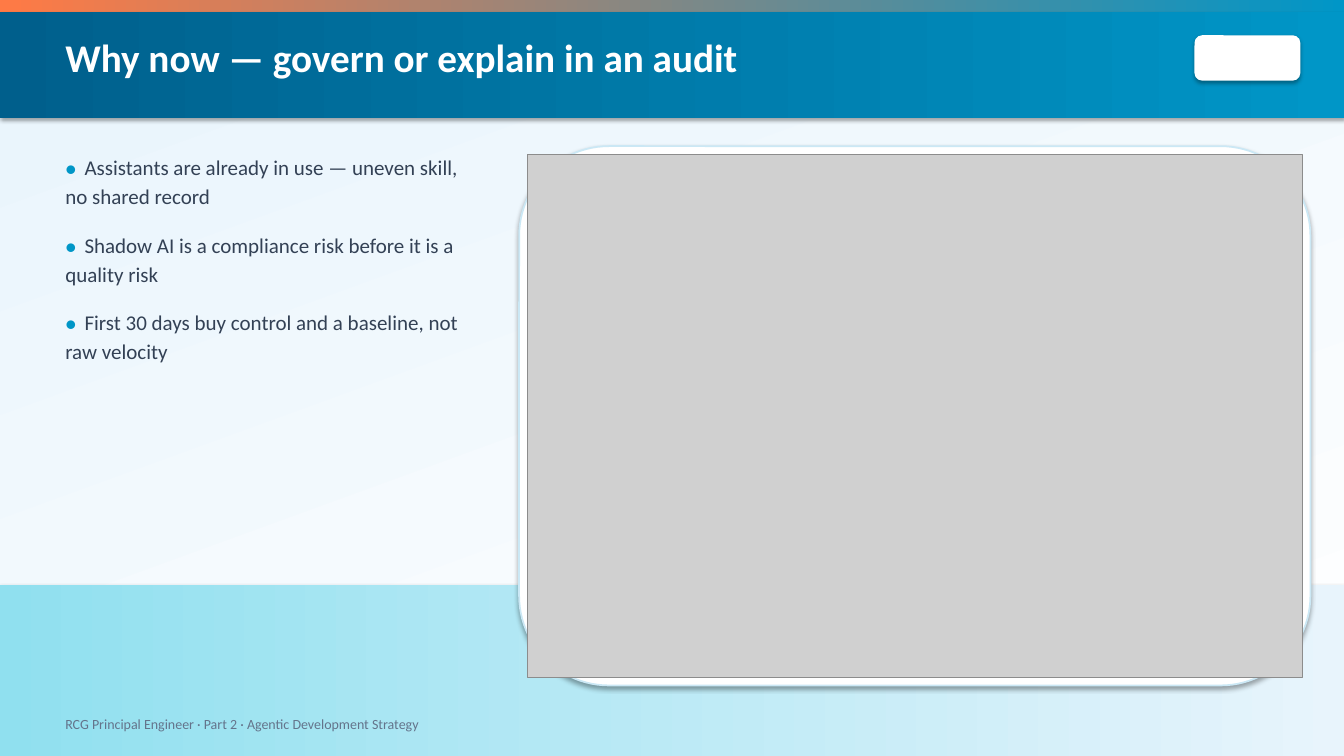
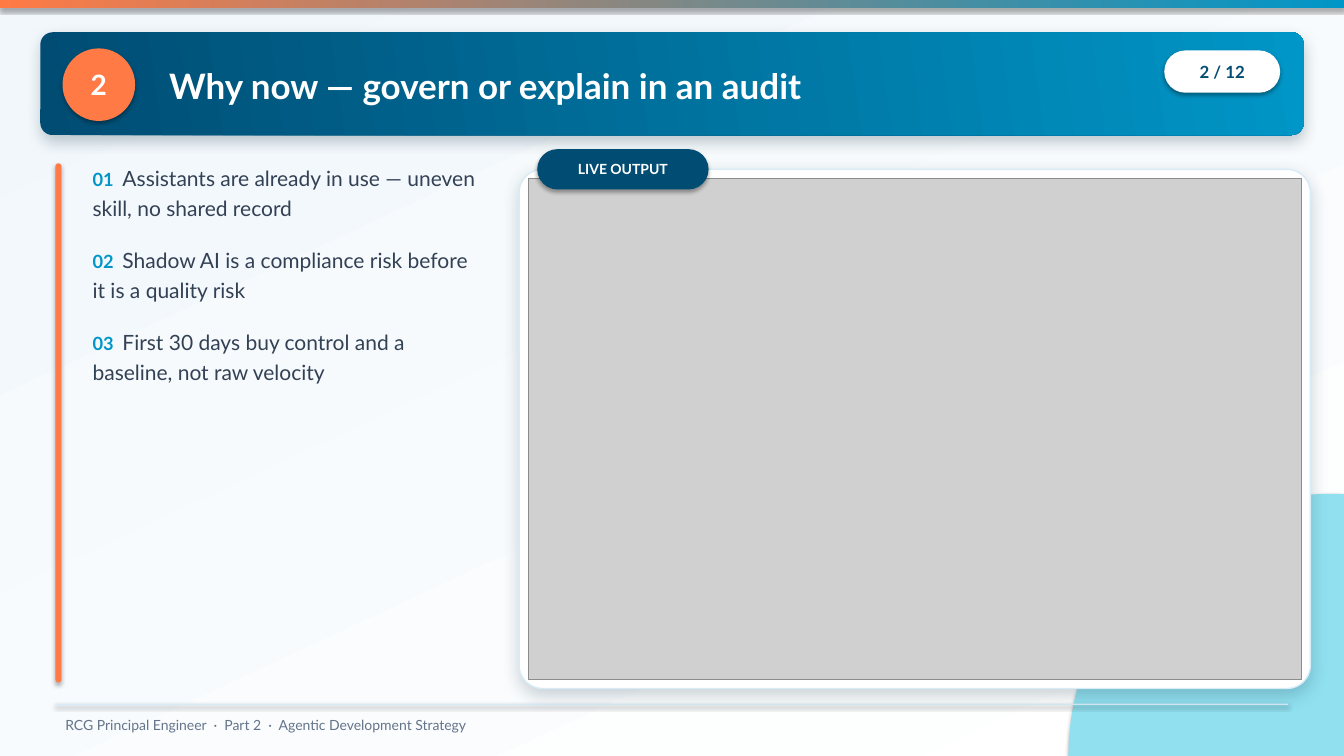
Before and after one commit to manojpammina1/titan, a slide deck: slide 3 of docs/part2-deck/Part2-Agentic-Development.pptx. Drawn at 1344x756 pixels with LibreOffice and Linux fonts; fonts in the diff are those of the drawing; grey boxes stand for pictures. Boxes give left, top, right and bottom in pixels: in the first picture for what was removed or moved away, otherwise in the second. Text is boxed around its words. In the diff, an @@ line names an element or a change of style, - is before the commit and + after.

```diff
--- a/docs/part2-deck/Part2-Agentic-Development.pptx
+++ b/docs/part2-deck/Part2-Agentic-Development.pptx
@@ rectangle: place and size @@
-rectangle at box(0, 0, 1344, 12)
+rectangle at box(0, 0, 1344, 8)
@@ rectangle at box(0, 0, 1344, 756): fill gradient #FFFFFF to #E8F4FC to gradient #FFFFFF to #F1F7FB @@
@@ rounded rectangle: place and size @@
-rounded rectangle at box(0, 12, 1344, 118)
+rounded rectangle at box(40, 32, 1304, 135)
@@ rounded rectangle at box(40, 32, 1304, 135): rectangle to rounded rectangle; fill gradient #005F8C to #0096C7 to gradient #004C73 to #0096C7; shadow changed @@
@@ ellipse added at box(63, 48, 135, 121), fill #FF7A45, 20 pt, text #FFFFFF, bold @@
+2
@@ text "Why now — govern or ...": place and size @@
-text "Why now — govern or ..." at box(65, 44, 738, 79)
+text "Why now — govern or ..." at box(169, 73, 801, 106)
@@ text "Why now — govern or ..." at box(169, 73, 801, 106): size 28 to 25 pt, font Calibri to Lato; vertical alignment top to middle @@
@@ rounded rectangle added at box(1165, 50, 1280, 93), fill #FFFFFF, 12 pt, text #004C73, bold @@
+2 / 12
@@ rounded rectangle removed at box(1195, 35, 1301, 81) @@
@@ rounded rectangle added at box(537, 149, 709, 190), fill #004C73, 10 pt, text #FFFFFF, bold @@
+LIVE OUTPUT
@@ rounded rectangle added at box(55, 163, 62, 683), fill #FF7A45 @@
@@ text at box(93, 170, 475, 384): text changed; font Calibri to Lato @@
-● Assistants are already in use — uneven skill, no shared record
-● Shadow AI is a compliance risk before it is a quality risk
-● First 30 days buy control and a baseline, not raw velocity
+01 Assistants are already in use — uneven skill, no shared record
+02 Shadow AI is a compliance risk before it is a quality risk
+03 First 30 days buy control and a baseline, not raw velocity
@@ rounded rectangle: place and size @@
-rounded rectangle at box(519, 146, 1311, 686)
+rounded rectangle at box(519, 169, 1311, 689)
@@ rounded rectangle at box(519, 169, 1311, 689): outline #CBE8F5 1.25 pt to #D8ECF7 1 pt; shadow changed; proportions changed @@
@@ picture: place and size @@
-picture at box(527, 154, 1303, 678)
+picture at box(528, 178, 1302, 680)
@@ ellipse added at box(1069, 494, 1344, 756), fill #90E0EF @@
@@ text "RCG Principal Engineer · Part ..." at box(65, 719, 466, 733): font Calibri to Lato @@
@@ rectangle: place and size @@
-rectangle at box(0, 585, 1344, 756)
+rectangle at box(55, 704, 1289, 705)
@@ rectangle at box(55, 704, 1289, 705): fill gradient #90E0EF to #E8F4FC to #D8ECF7 @@
```
Also in this commit, not shown: 12 other slides changed, 1 other file.
